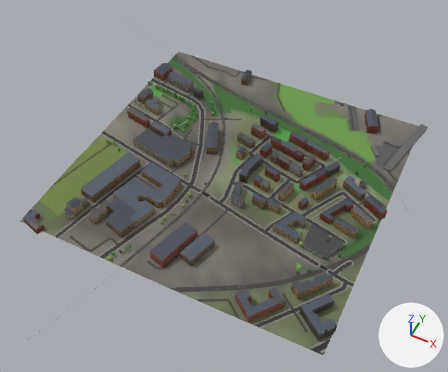
The glTF model glasgow-subway/data/city/city_7_8.glb: old version first, new version second.
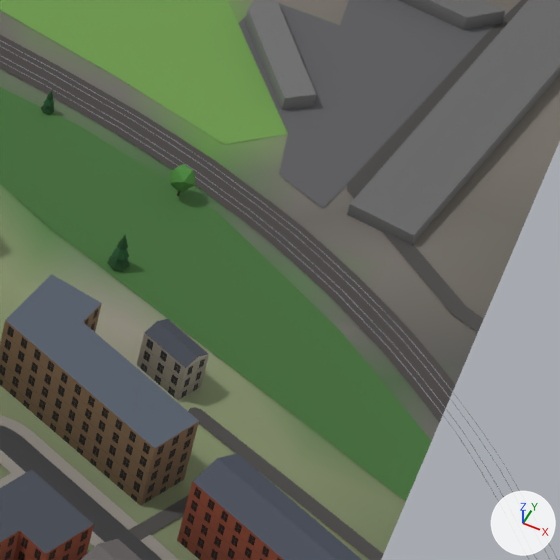
The first picture shows the older version from a 50 mm camera at (452.0, -2397.0, 779.0) aimed at (147.0, -1786.0, 15.0). The close-ups show the older and then the newer version on the part from 77% to 91% of the width and 39% to 56% of the height of that picture. Only the edits that show in the close-ups are written down. The lights are fixed; the arrows at lower right show +X, +Y and +Z. Where no turn or scale is listed for an object, it has been applied to the vertices. Vertices at exactly the same position are counted once.

The older version as bpy lines, for what is in view:
```python
ob_buildings_7_8 = bpy.data.objects.new('buildings_7_8', me_buildings_7_8)
ob_buildings_7_8.location = (155.6, -1752.5, 28.5)
ob_green_7_8 = bpy.data.objects.new('green_7_8', me_green_7_8)
ob_green_7_8.location = (150.0, -1732.9, 19.2)
ob_terrain_7_8 = bpy.data.objects.new('terrain_7_8', me_terrain_7_8)
ob_terrain_7_8.location = (150.0, -1750.0, 19.0)
# also in view: 'roads_7_8' at (150.0, -1750.0, 19.0); 'rail_7_8' at (82.0, -1802.0, 18.0)
```
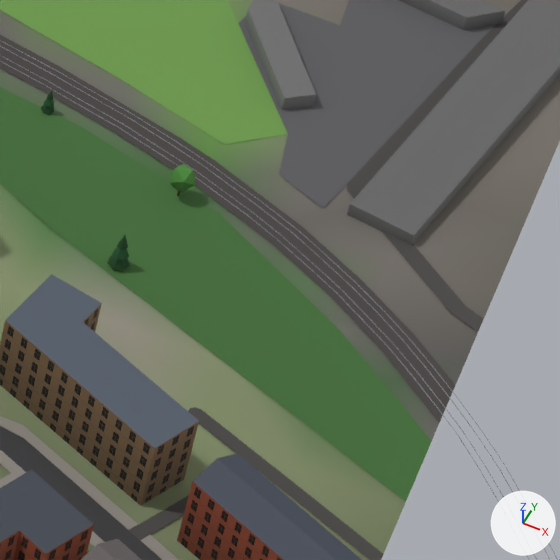
Diff of the bpy script that builds the scene:
```diff
--- a/glasgow-subway/data/city/city_7_8.glb.py
+++ b/glasgow-subway/data/city/city_7_8.glb.py
@@ mat_mat_wall_stone @@
 n4.image = img_facade_tenement
+n5 = _N.new('ShaderNodeMapping'); n5.name = 'Mapping'
+n5.inputs[1].default_value = (0.0, -64.0, 0.0)  # 'Location'
+n5.inputs[3].default_value = (128.0, 128.0, 1.0)  # 'Scale'
+n6 = _N.new('ShaderNodeUVMap'); n6.name = 'UV Map'
+n6.uv_map = 'UVMap'
 _L.new(n0.outputs[0], n1.inputs[0])  # 'BSDF' to 'Surface'
@@ mat_mat_wall_stone @@
 n4 = _N.new('ShaderNodeTexImage'); n4.name = 'Image Texture'
 _L.new(n4.outputs[0], n2.inputs[6])  # 'Color' to 'A'
+_L.new(n5.outputs[0], n4.inputs[0])  # 'Vector' to 'Vector'
+_L.new(n6.outputs[0], n5.inputs[0])  # 'UV' to 'Vector'
@@ me_buildings_7_8 @@
 # used by ob_buildings_7_8; location = (155.6, -1752.5, 28.5)
-me_buildings_7_8.from_pydata(...)  # 913 vertices, 1184 faces; spans x -256.0..256.0, y -256.0..256.0, z -15.0..15.0
+me_buildings_7_8.from_pydata(...)  # 889 vertices, 1158 faces; spans x -256.0..256.0, y -256.0..256.0, z -15.0..15.0
+# me_buildings_7_8 part 1: the loose piece of 12 vertices spanning x 190.0..202.0, y 59.0..69.0, z -13.0..-1.0 is deleted
+# other edits to the shape of me_buildings_7_8 do not show in these pictures
 me_buildings_7_8.materials.append(mat_mat_wall_stone)
```

Boxes (x1, y1, x2, y2) around the edits, measured in the close-ups (560 x 560 px):
'buildings_7_8', reshaped: (0, 0, 560, 560) in both
part 1 of me_buildings_7_8, deleted: before (137, 319, 209, 400)
